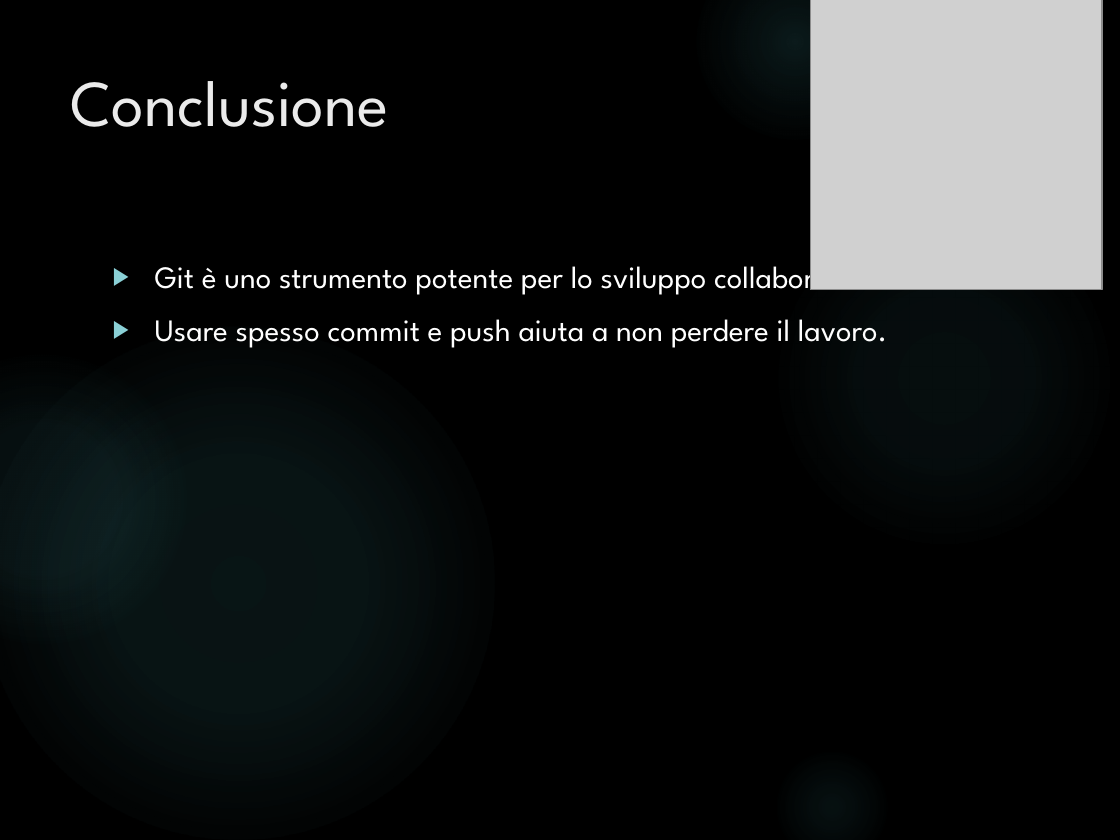
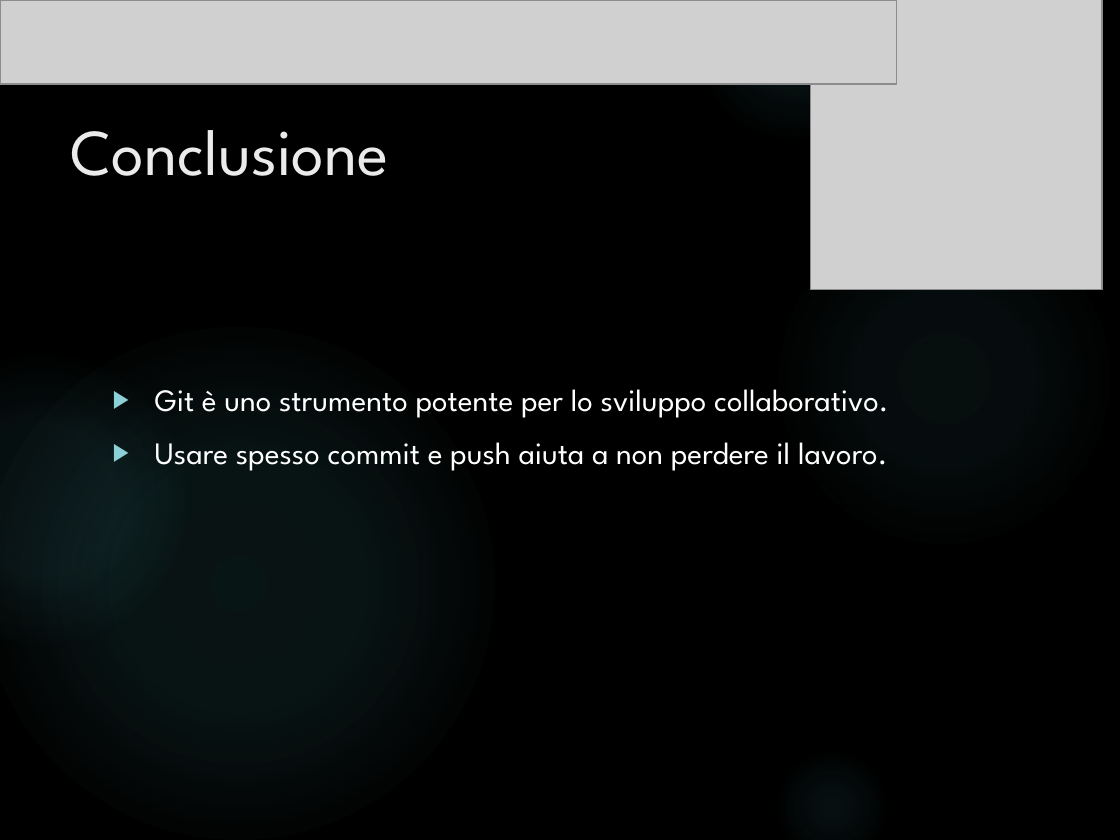
Before and after one commit to MattiaTiozzoDev/AngularStartCourse, a slide deck: slide 8 of Presentazione_Comandi_Git.pptx. Drawn at 1120x840 pixels with LibreOffice and Linux fonts; fonts in the diff are those of the drawing; grey boxes stand for pictures; background and template pictures are left out. Boxes give left, top, right and bottom in pixels: in the first picture for what was removed or moved away, otherwise in the second. Text is boxed around its words. In the diff, an @@ line names an element or a change of style, - is before the commit and + after.

```diff
--- a/Presentazione_Comandi_Git.pptx
+++ b/Presentazione_Comandi_Git.pptx
@@ picture added at <box>0,0,896,84</box> @@
@@ title "Conclusione": place and size @@
-title "Conclusione" at <box>71,81,389,127</box>
+title "Conclusione" at <box>71,130,389,176</box>
@@ text "Git è uno strumento potente ..." rewrapped from <box>155,256,888,348</box> to <box>155,389,888,471</box> @@
```
Also in this commit, not shown: 7 other slides changed, 1 other file.
